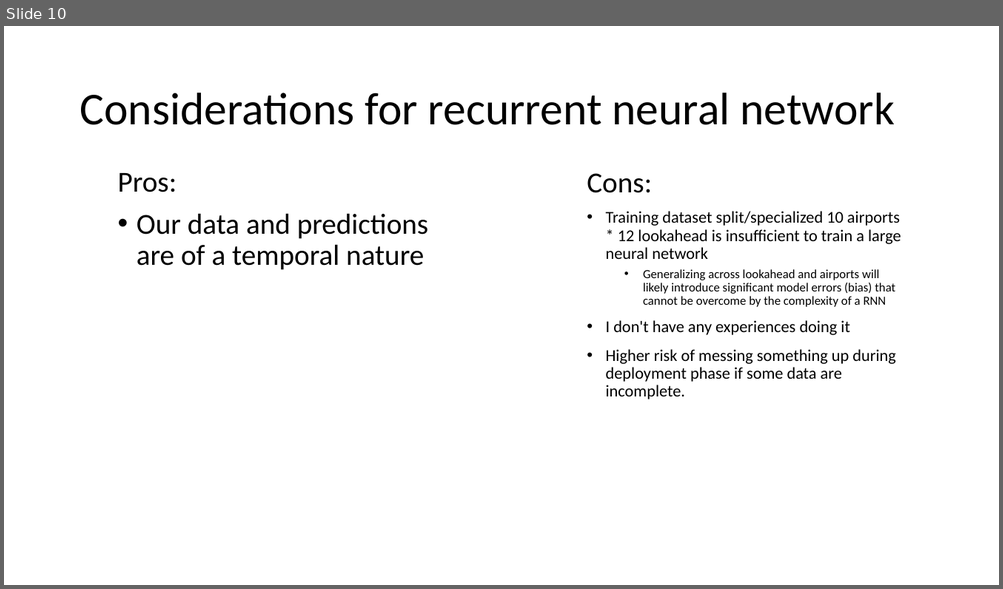
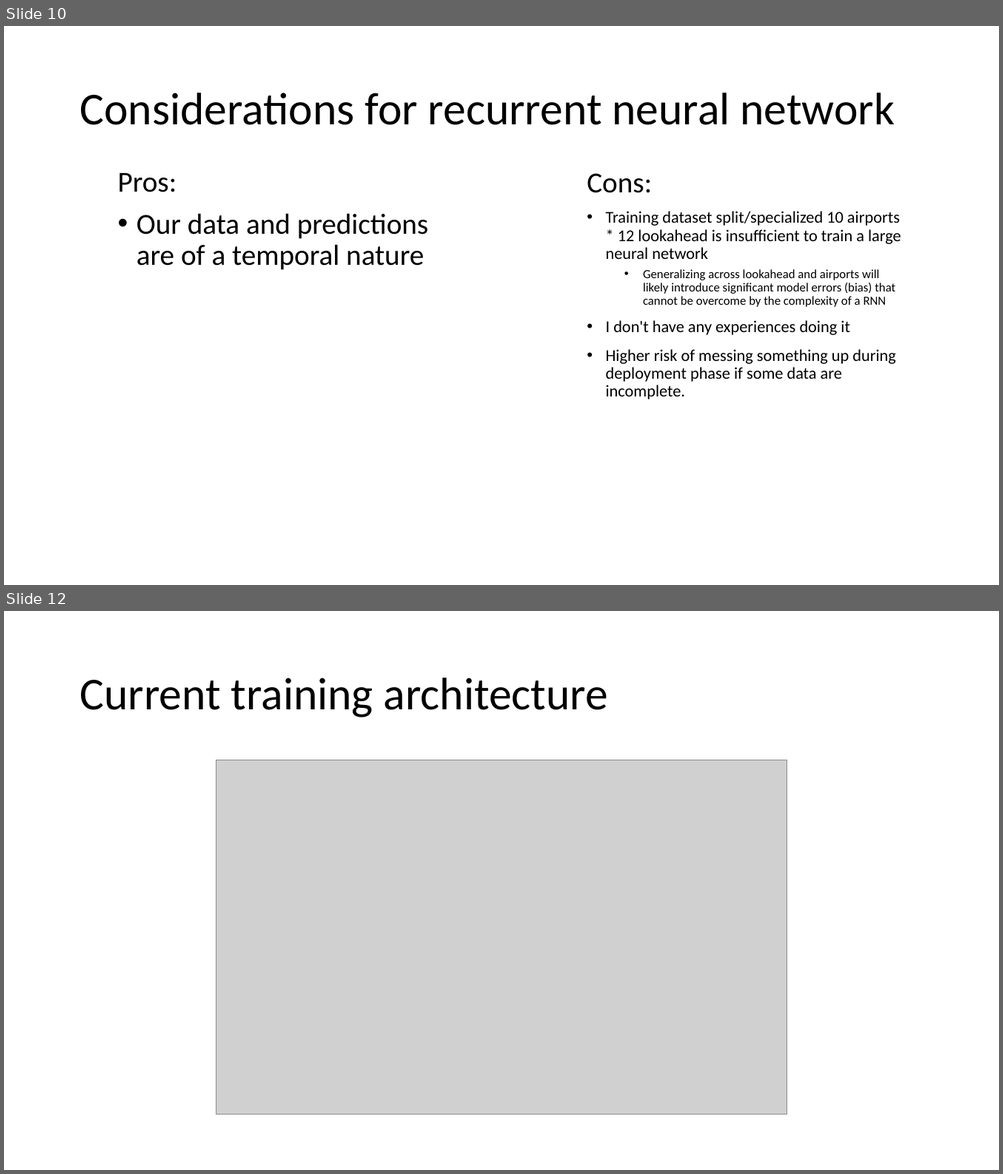
Before and after one commit to Pennswood/runway-project-private, a slide deck: weather for predicting airport configuration.pptx. Shown one above the other, each under a label of ours: slide 10 before the commit, slides 10 and 12 after it; the slides between them are not shown. The pictures are 1003x589 and 1003x1174 pixels, drawn with LibreOffice and Linux fonts; fonts in the diff are those of the drawing; grey boxes stand for pictures. Boxes give left, top, right and bottom in pixels: in the first picture for what was removed or moved away, otherwise in the second. Text is boxed around its words. In the diff, an @@ line names an element or a change of style, - is before the commit and + after.

```diff
--- a/weather for predicting airport configuration.pptx
+++ b/weather for predicting airport configuration.pptx
@@ slide 12 added at (4, 611, 999, 1170), background #FFFFFF @@
@@ title added at (79, 678, 608, 718), 44 pt, text #000000 @@
+Current training architecture
@@ picture added at (216, 760, 787, 1116) @@
```
Also in this commit, not shown: 1 slide changed, 10 other slides added.
